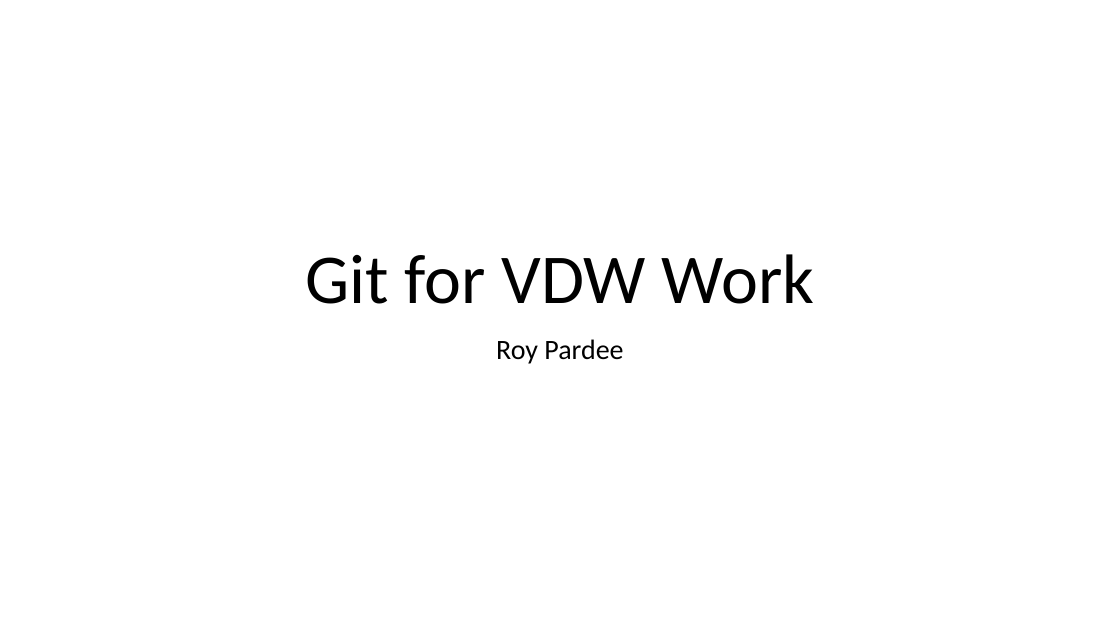
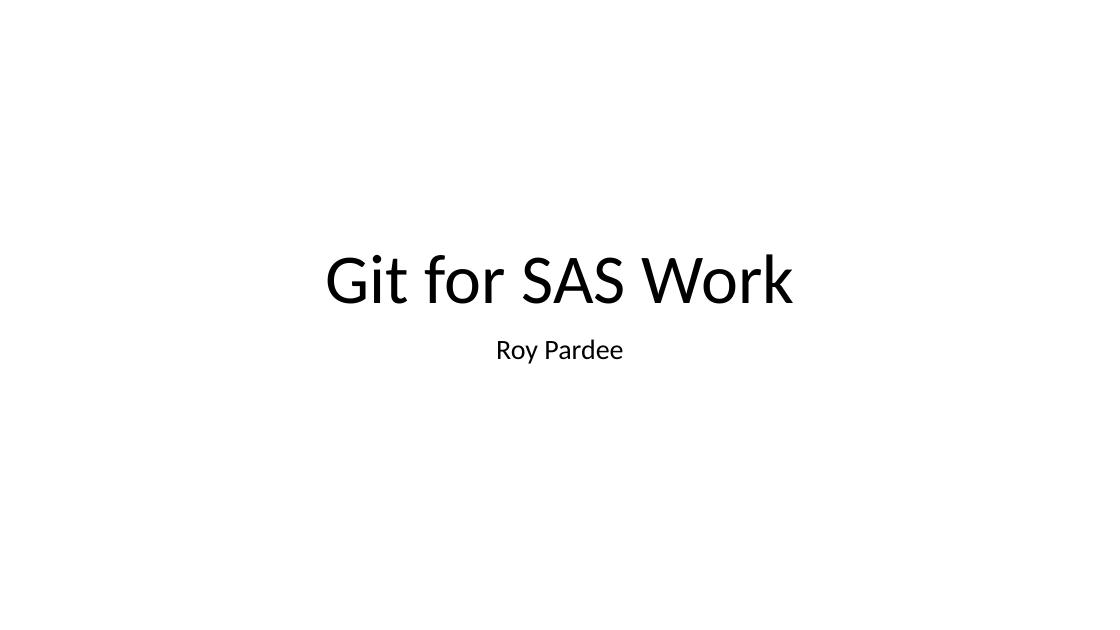
Before and after one commit to rpardee/git_demo, a slide deck: slide 1 of new_git.pptx. Drawn at 1120x630 pixels with LibreOffice and Linux fonts; fonts in the diff are those of the drawing. Boxes give left, top, right and bottom in pixels: in the first picture for what was removed or moved away, otherwise in the second. Text is boxed around its words. In the diff, an @@ line names an element or a change of style, - is before the commit and + after.

```diff
--- a/new_git.pptx
+++ b/new_git.pptx
@@ title at (325, 254, 794, 304): text changed @@
-Git for VDW Work
+Git for SAS Work
```
Also in this commit, not shown: 3 other files.
